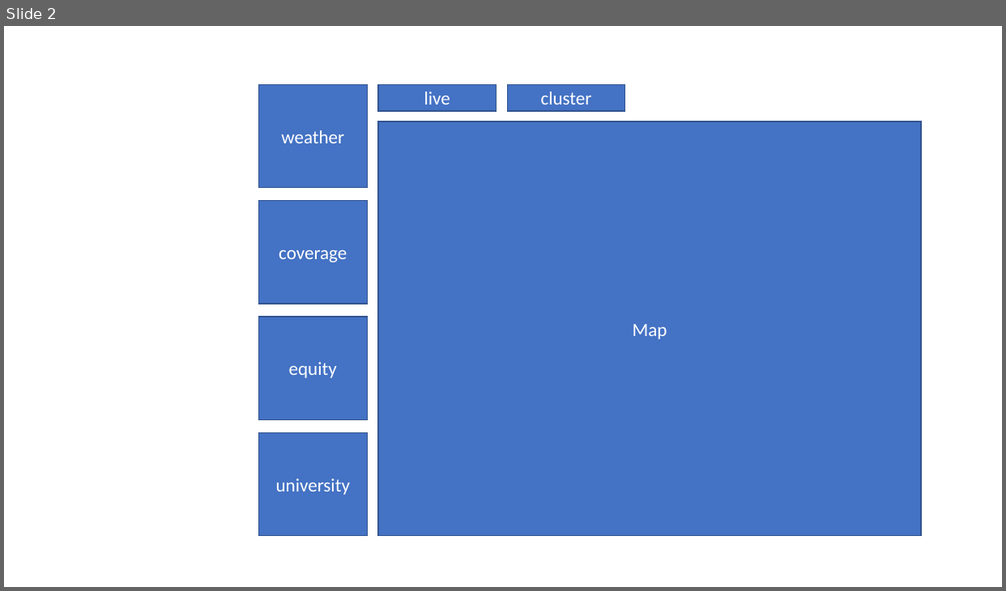
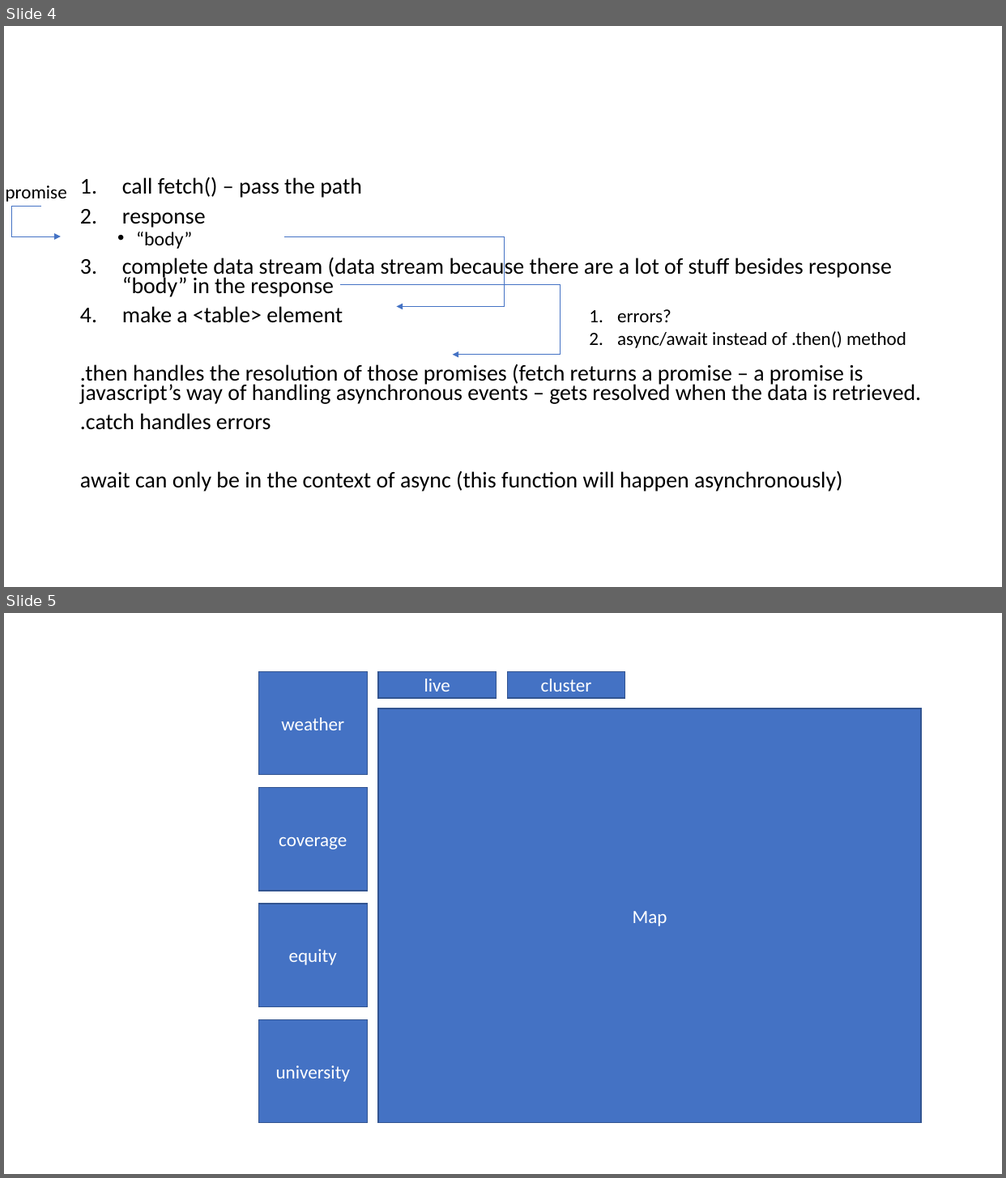
Before and after one commit to kevinclee26/dc_micro_mobo, a slide deck: assets/images/medium.pptx. Shown one above the other, each under a label of ours: slide 2 before the commit, slides 4 and 5 after it. The pictures are 1006x591 and 1006x1178 pixels, drawn with LibreOffice and Linux fonts; fonts in the diff are those of the drawing. Boxes give left, top, right and bottom in pixels: in the first picture for what was removed or moved away, otherwise in the second. Text is boxed around its words. In the diff, an @@ line names an element or a change of style, - is before the commit and + after.

```diff
--- a/assets/images/medium.pptx
+++ b/assets/images/medium.pptx
@@ slide 4 added at [4,26,1002,587], background #FFFFFF @@
@@ text added at [6,186,67,202], 18 pt, text #000000 @@
+promise
@@ text added at [80,177,921,492], 21.7 pt, text #000000 @@
+1. call fetch() – pass the path
+2. response
+  • “body”
+3. complete data stream (data stream because there are a lot of stuff besides response “body” in the response
+4. make a <table> element
+.then handles the resolution of those promises (fetch returns a promise – a promise is javascript’s way of handling asynchronous events – gets resolved when the data is retrieved.
+.catch handles errors
+await can only be in the context of async (this function will happen asynchronously)
@@ elbow arrow added from (40, 207) to (61, 237), #4472C4 0.5 pt @@
@@ elbow arrow added from (285, 237) to (396, 307), #4472C4 0.5 pt @@
@@ elbow arrow added from (341, 285) to (453, 355), #4472C4 0.5 pt @@
@@ text added at [617,310,906,348], 18 pt, text #000000 @@
+1. errors?
+2. async/await instead of .then() method
@@ what was slide 2 is now slide 5 @@
```
Also in this commit, not shown: 3 other slides added, 1 slide removed, 3 other files.
